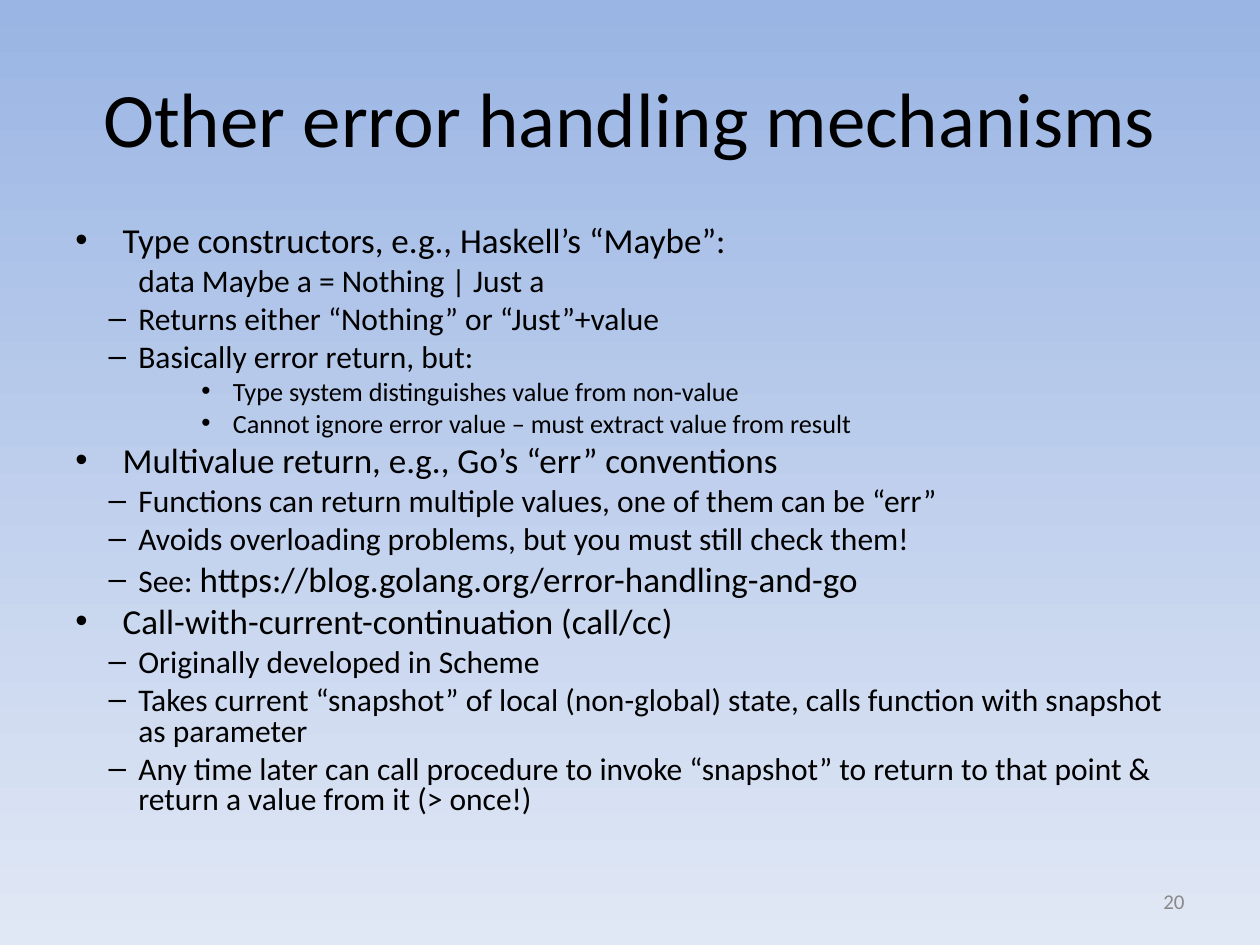
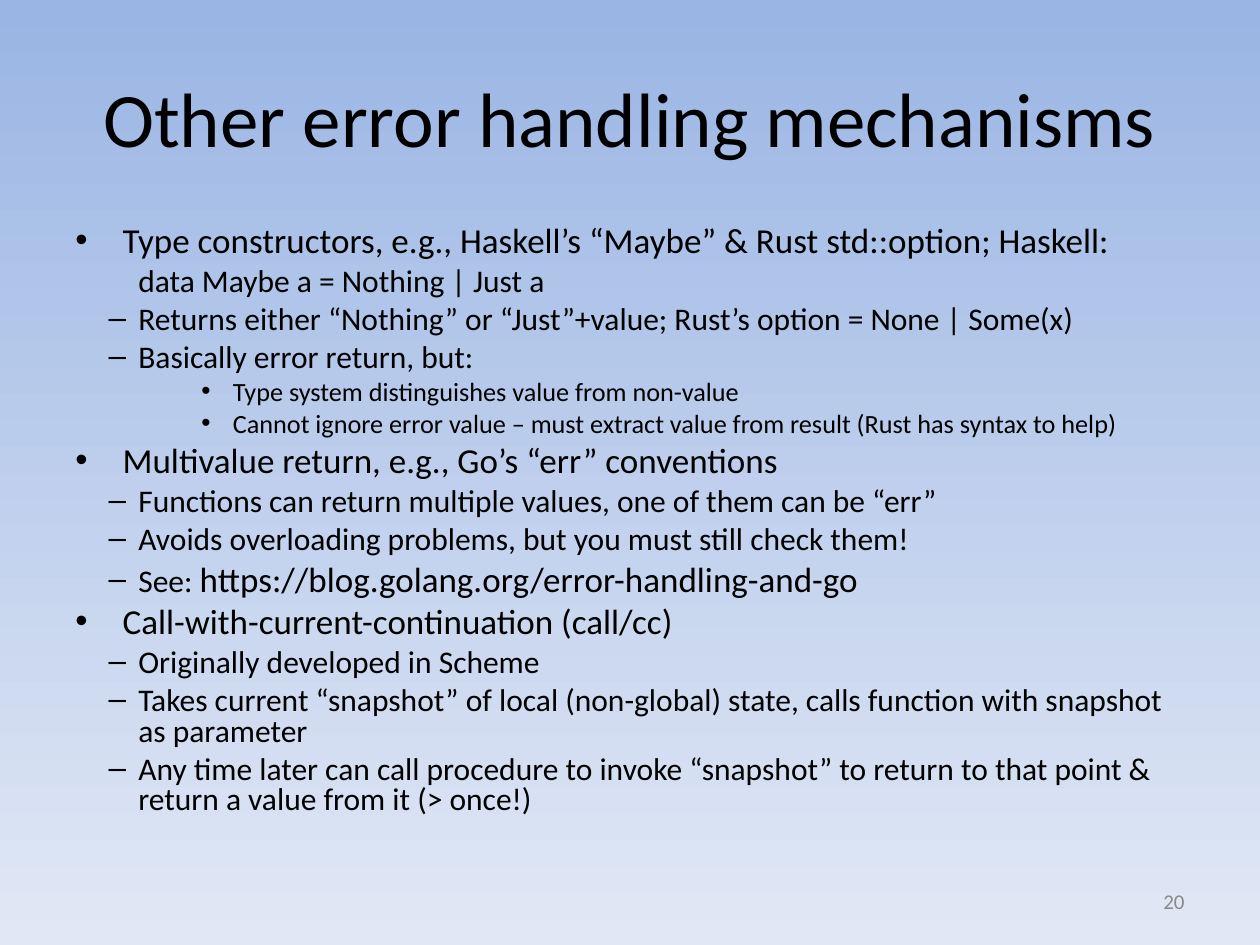
Before and after one commit to david-a-wheeler/david-a-wheeler.github.io, a slide deck: slide 20 of secure-class/presentations/Secure-Software-8-Errors.ppt. Drawn at 1260x945 pixels with LibreOffice and Linux fonts; fonts in the diff are those of the drawing. Boxes give left, top, right and bottom in pixels: in the first picture for what was removed or moved away, otherwise in the second. Text is boxed around its words. In the diff, an @@ line names an element or a change of style, - is before the commit and + after.

Commit message:
Tweak slide on error handling

```diff
--- a/secure-class/presentations/Secure-Software-8-Errors.ppt
+++ b/secure-class/presentations/Secure-Software-8-Errors.ppt
@@ text at (x1=123, y1=228, x2=1109, y2=259): text changed @@
-• Type constructors, e.g., Haskell’s “Maybe”:
+• Type constructors, e.g., Haskell’s “Maybe” & Rust std::option; Haskell:
@@ text at (x1=138, y1=307, x2=1073, y2=336): text changed @@
-  – Returns either “Nothing” or “Just”+value
+  – Returns either “Nothing” or “Just”+value; Rust’s option = None | Some(x)
@@ text at (x1=233, y1=414, x2=1116, y2=438): text changed @@
-    • Cannot ignore error value – must extract value from result
+    • Cannot ignore error value – must extract value from result (Rust has syntax to help)
```
Also in this commit, not shown: 2 other slides changed.
